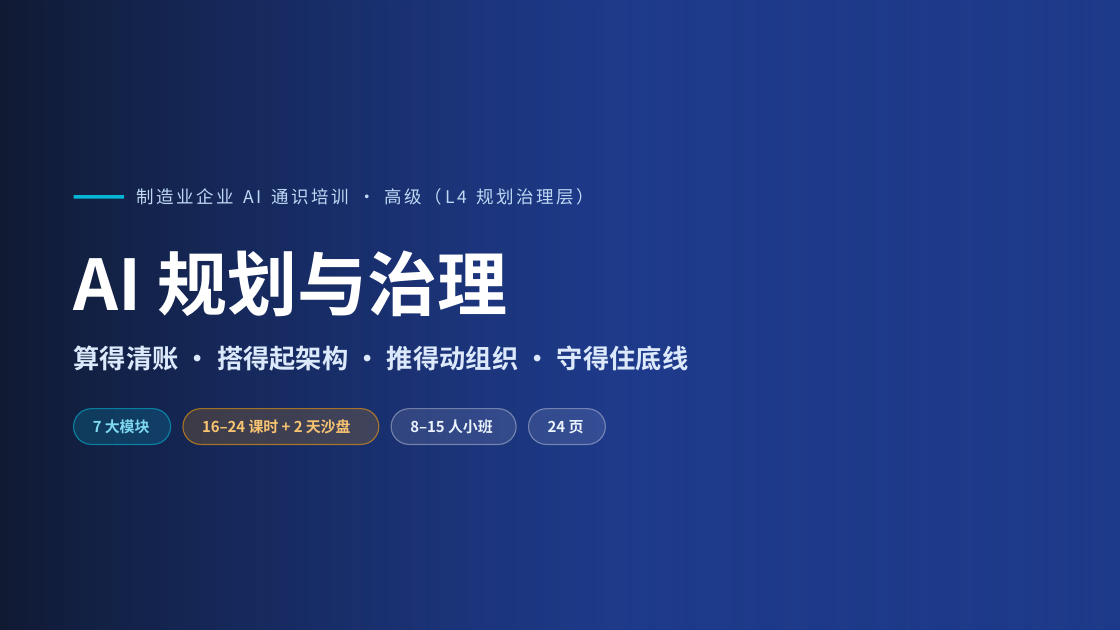
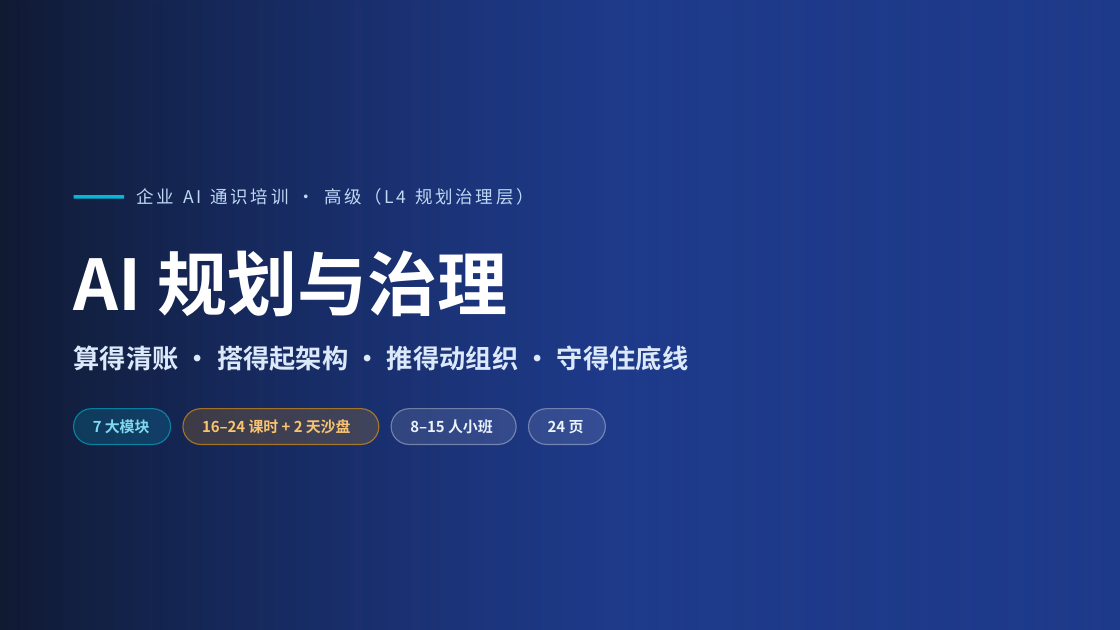
Before and after one commit to swift3000/qiyepinpeixun, a slide deck: slide 1 of 企业AI培训_交付包/高级课程_完整交付包/03_PPT课件/高级_规划层_PPT.pptx. Drawn at 1120x630 pixels with LibreOffice and Linux fonts; fonts in the diff are those of the drawing; background and template pictures are left out; a plain dark background stands for a picture behind light text. Boxes give left, top, right and bottom in pixels: in the first picture for what was removed or moved away, otherwise in the second. Text is boxed around its words. In the diff, an @@ line names an element or a change of style, - is before the commit and + after.

Commit message:
T19: 三档 PPT 政策刷新+高级 PPT 通用化漏网清零（初P32内容标识/中P27模型券+P30标识条/高P1封面去制造业+P20统一法未立+EU执法+P22政策螺旋刷新，run级手术版式不动，终检零制造残留）

```diff
--- a/企业AI培训_交付包/高级课程_完整交付包/03_PPT课件/高级_规划层_PPT.pptx
+++ b/企业AI培训_交付包/高级课程_完整交付包/03_PPT课件/高级_规划层_PPT.pptx
@@ text at (x1=136, y1=188, x2=534, y2=205): text changed @@
-制造业企业 AI 通识培训 · 高级（L4 规划治理层）
+企业 AI 通识培训 · 高级（L4 规划治理层）
```
Also in this commit, not shown: 9 other slides changed, 3 other files.
